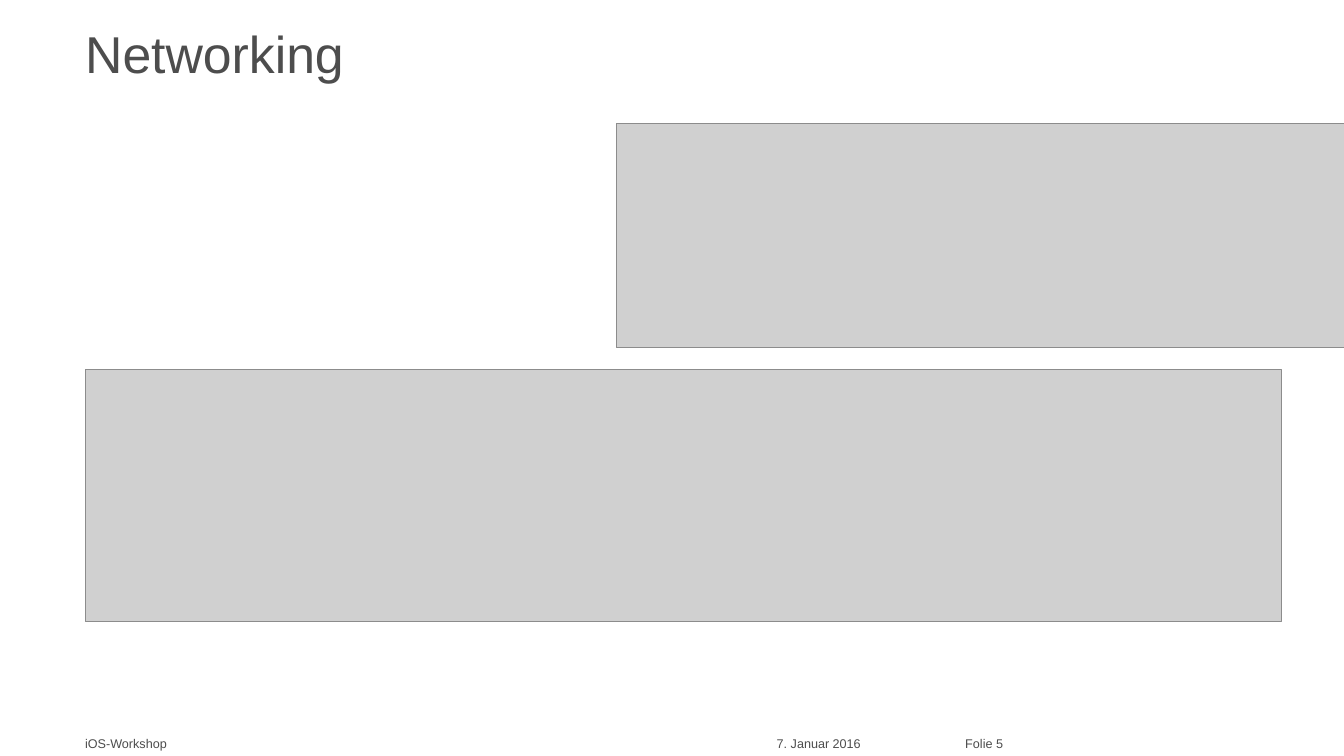
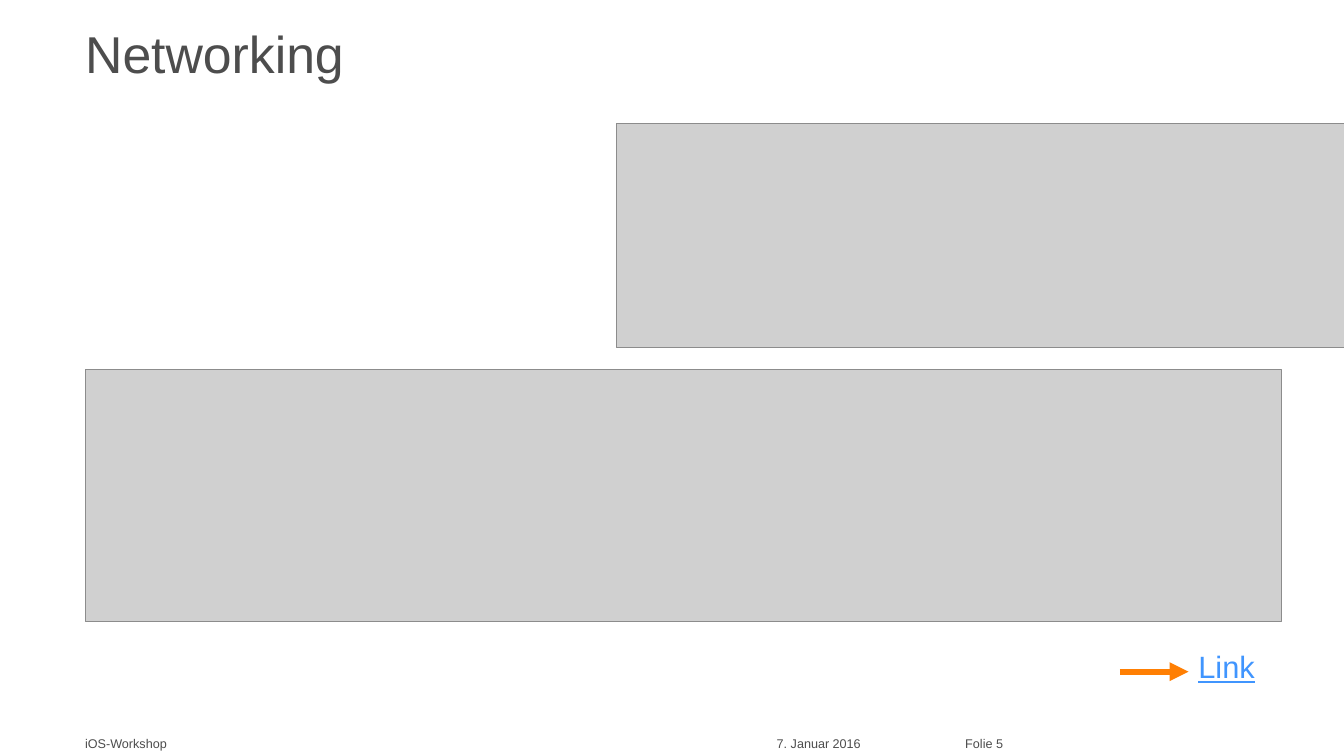
Before and after one commit to atalupadhyay/fhnw-mobile-workshop, a slide deck: slide 5 of iOS/4. Termin/Termin 4.pptx. Drawn at 1344x756 pixels with LibreOffice and Linux fonts; fonts in the diff are those of the drawing; grey boxes stand for pictures. Boxes give left, top, right and bottom in pixels: in the first picture for what was removed or moved away, otherwise in the second. Text is boxed around its words. In the diff, an @@ line names an element or a change of style, - is before the commit and + after.

```diff
--- a/iOS/4. Termin/Termin 4.pptx
+++ b/iOS/4. Termin/Termin 4.pptx
@@ text added at (1198, 655, 1254, 683), 22 pt, text #4095FE, underline @@
+Link
@@ arrow added from (1120, 671) to (1189, 671), #FF7F04 4.5 pt @@
```
Also in this commit, not shown: 4 other slides changed, 1 other file.
